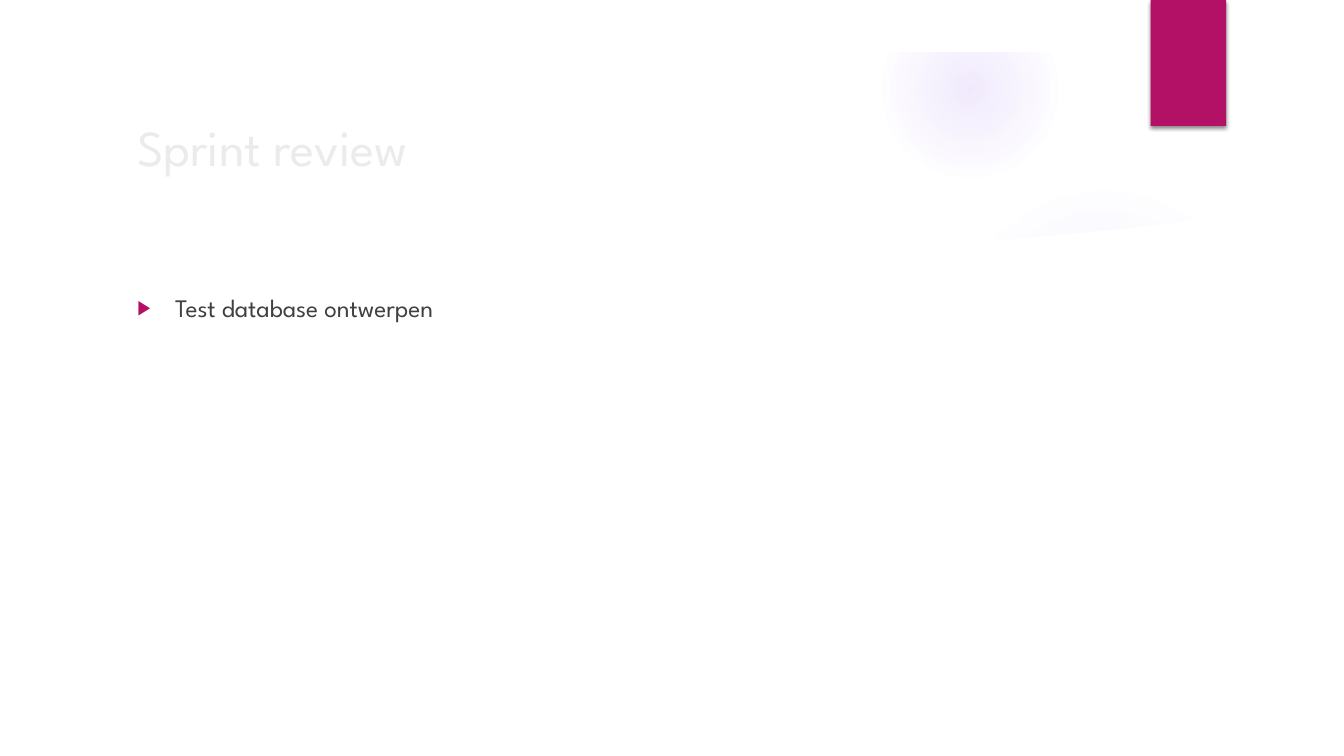
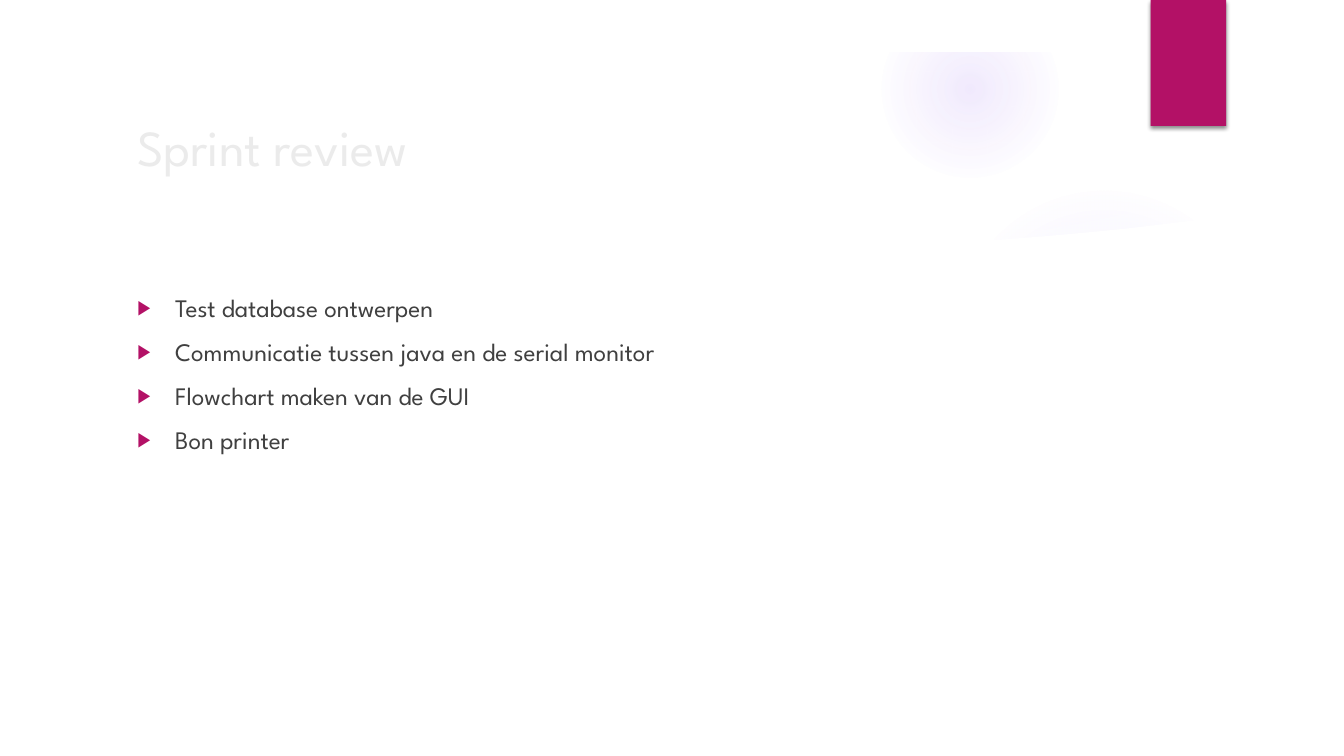
Before and after one commit to OG-netizen/Project-3-4, a slide deck: slide 2 of Sprint Planning/Scrum meeting 2.pptx. Drawn at 1344x756 pixels with LibreOffice and Linux fonts; fonts in the diff are those of the drawing; background and template pictures are left out. Boxes give left, top, right and bottom in pixels: in the first picture for what was removed or moved away, otherwise in the second. Text is boxed around its words. In the diff, an @@ line names an element or a change of style, - is before the commit and + after.

```diff
--- a/Sprint Planning/Scrum meeting 2.pptx
+++ b/Sprint Planning/Scrum meeting 2.pptx
@@ text at (x1=175, y1=343, x2=654, y2=455): paragraphs added @@
+▶ Communicatie tussen java en de serial monitor
+▶ Flowchart maken van de GUI
+▶ Bon printer
```
Also in this commit, not shown: 1 slide added, 4 other files.
